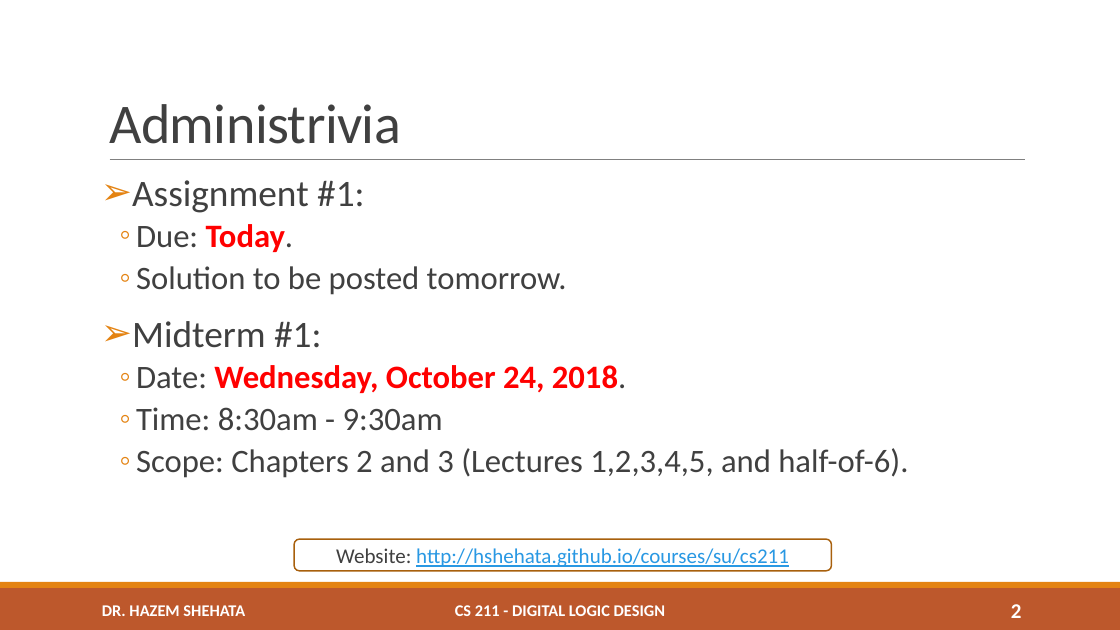
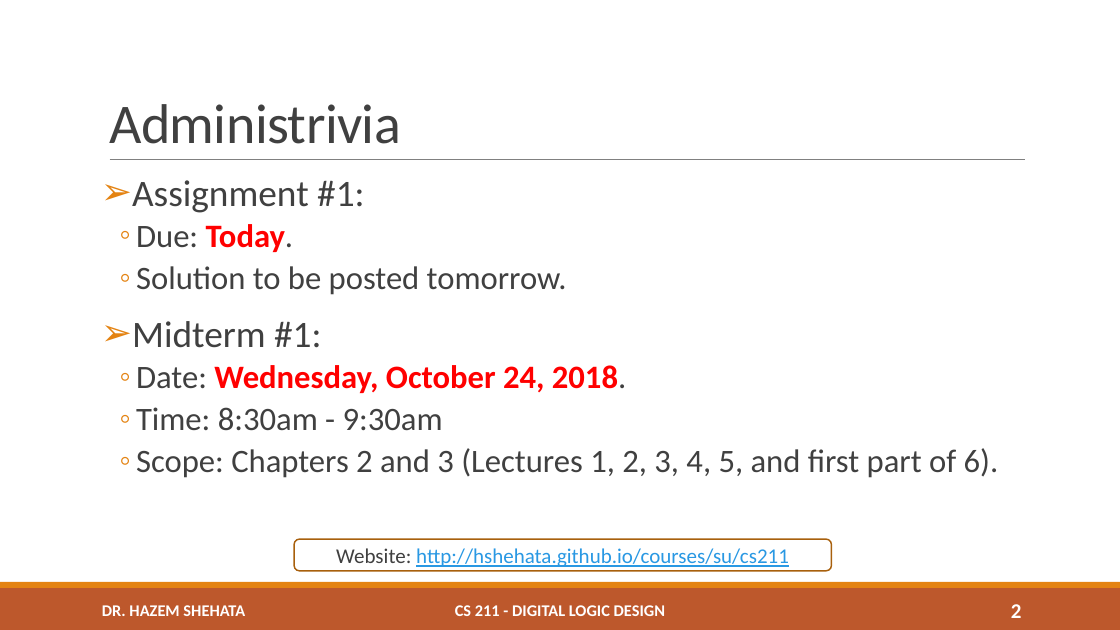
Before and after one commit to hshehata/hshehata.github.io, a slide deck: slide 2 of courses/su/cs211/files/lecture_06.pptx. Drawn at 1120x630 pixels with LibreOffice and Linux fonts; fonts in the diff are those of the drawing; background and template pictures are left out. Boxes give left, top, right and bottom in pixels: in the first picture for what was removed or moved away, otherwise in the second. Text is boxed around its words. In the diff, an @@ line names an element or a change of style, - is before the commit and + after.

```diff
--- a/courses/su/cs211/files/lecture_06.pptx
+++ b/courses/su/cs211/files/lecture_06.pptx
@@ text at [136, 448, 999, 478]: text changed @@
-  ◦ Scope: Chapters 2 and 3 (Lectures 1,2,3,4,5, and half-of-6).
+  ◦ Scope: Chapters 2 and 3 (Lectures 1, 2, 3, 4, 5, and first part of 6).
```
Also in this commit, not shown: 1 other file.
